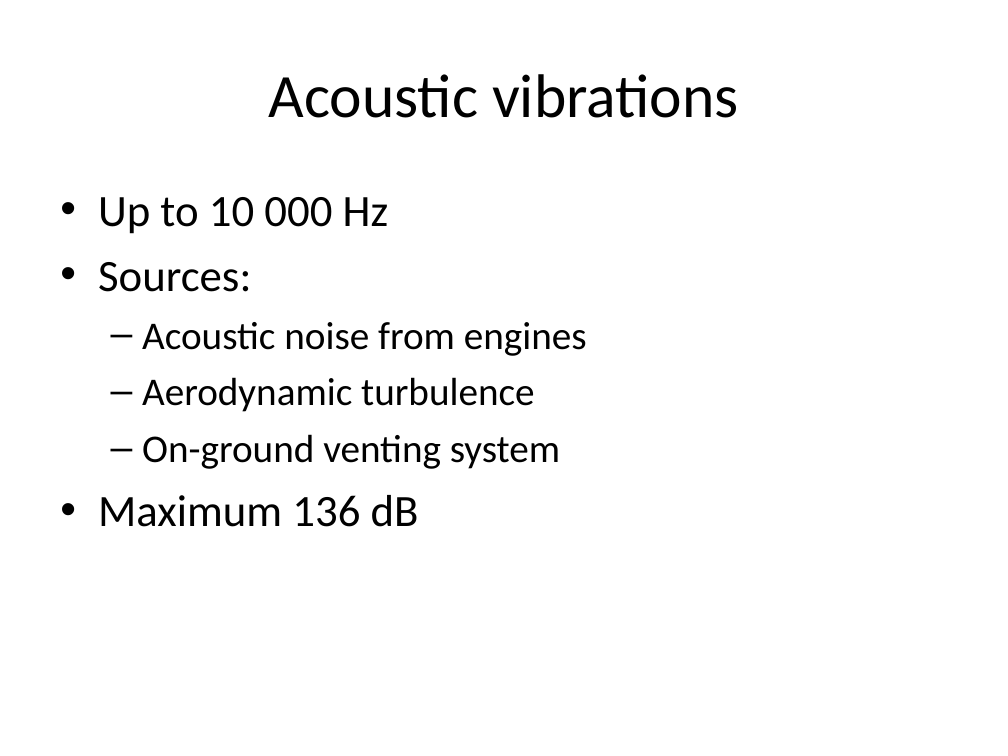
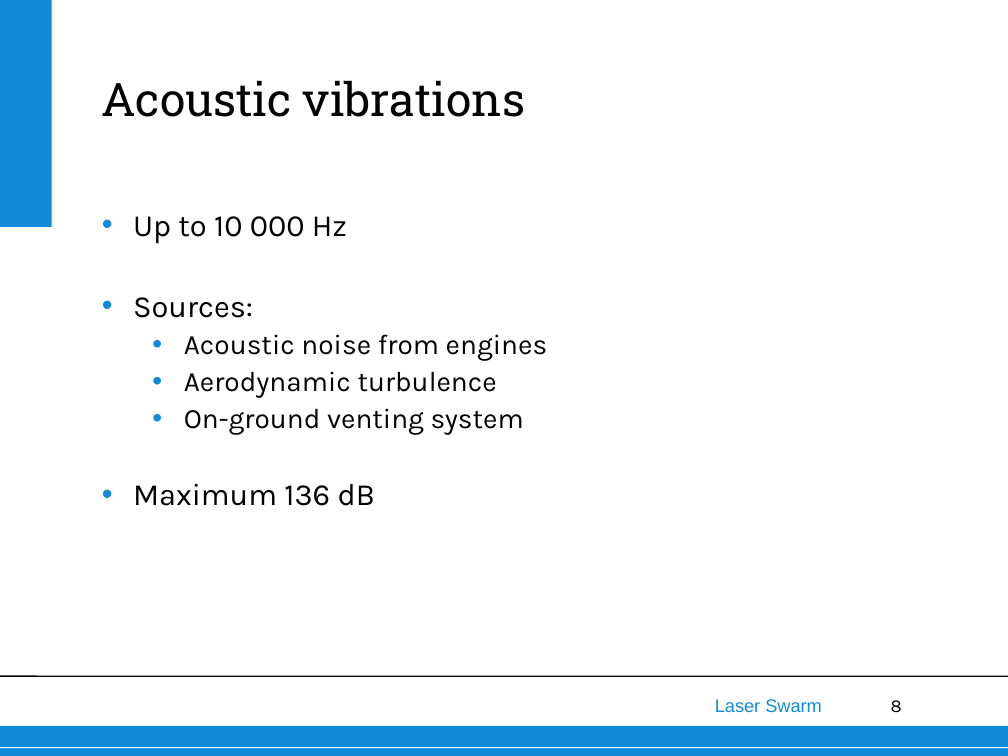
Before and after one commit to thewisenerd/laser-swarm, a slide deck: slide 8 of finalPresentation/subsections/Launch loads.ppt. Drawn at 1008x756 pixels with LibreOffice and Linux fonts; fonts in the diff are those of the drawing; background and template pictures are left out. Boxes give left, top, right and bottom in pixels: in the first picture for what was removed or moved away, otherwise in the second. Text is boxed around its words. In the diff, an @@ line names an element or a change of style, - is before the commit and + after.

```diff
--- a/finalPresentation/subsections/Launch loads.ppt
+++ b/finalPresentation/subsections/Launch loads.ppt
@@ rectangle added at bbox=[0, 0, 51, 227], fill #108BD9 @@
@@ text "Acoustic vibrations": place and size @@
-text "Acoustic vibrations" at bbox=[269, 74, 739, 118]
+text "Acoustic vibrations" at bbox=[101, 80, 525, 117]
@@ text "Acoustic vibrations" at bbox=[101, 80, 525, 117]: size 44 to 33 pt, font Calibri to Roboto Slab; alignment centre to left; indent changed; vertical alignment middle to bottom @@
@@ text "Up to 10 000 Hz": place and size @@
-text "Up to 10 000 Hz" at bbox=[98, 197, 587, 527]
+text "Up to 10 000 Hz" at bbox=[133, 216, 547, 506]
@@ text "Up to 10 000 Hz" at bbox=[133, 216, 547, 506]: size 32 to 22 pt in "Up to 10 000 Hz", "Sources:", "Maximum 136 dB"; font Calibri to Karla; size 28 to 20 pt in "Acoustic noise from engines", "Aerodynamic turbulence", "On-ground venting system"; indent changed; line spacing 1 to 1.1; less space between paragraphs; bullet colour #000000 to #108BD9; bullet – to • @@
@@ line added from (0, 676) to (1008, 676), #000000 0.99 pt @@
@@ text added at bbox=[715, 699, 822, 712], 13 pt, text #108BD9 @@
+Laser Swarm
@@ page number added at bbox=[891, 700, 902, 713], 13 pt, text #000000 @@
+8
@@ rectangle added at bbox=[0, 726, 1008, 756], fill #108BD9 @@
@@ line added from (0, 748) to (1008, 748), #FFFFFF 0.74 pt @@
```
Also in this commit, not shown: 7 other slides changed, 1 other file.
